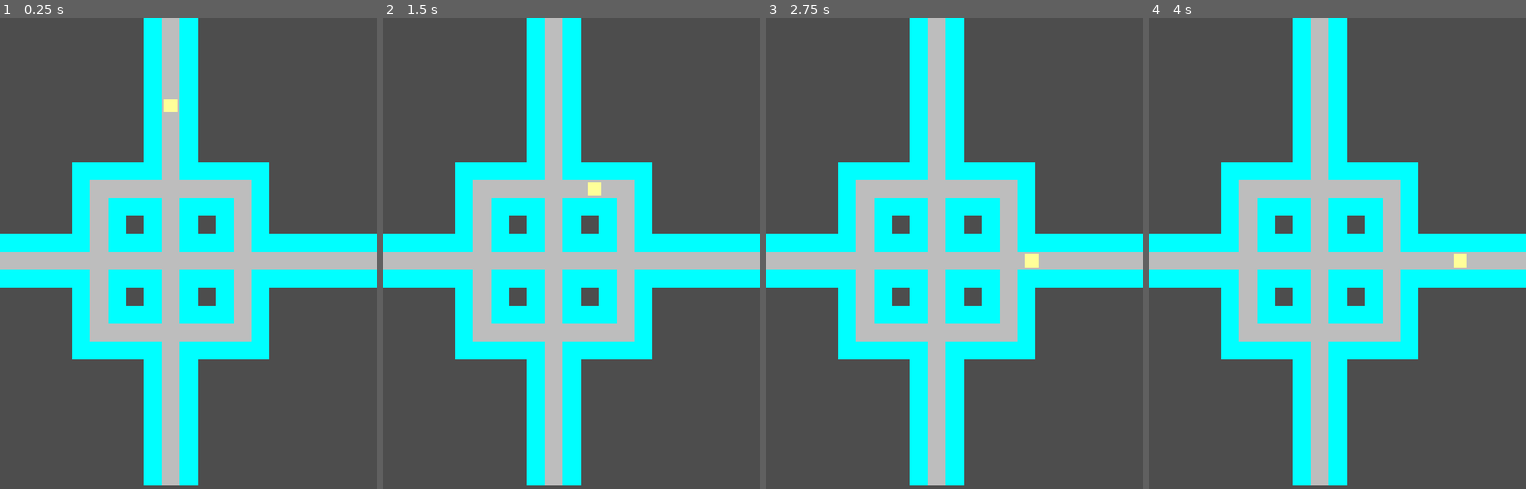
Above: before the commit, frames 1-4 (left to right).
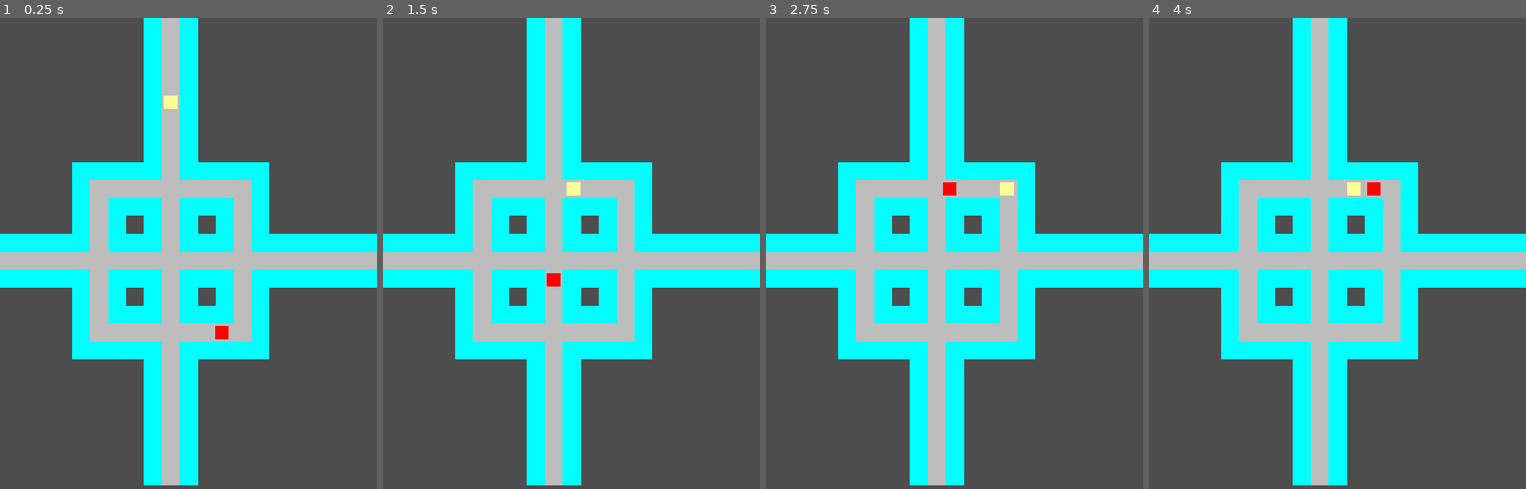
Above: after the commit, the same moments.

Repository: ClovisNzoyisaba/Pacman
Game: Godot game, scene res://Main/Game.tscn
Two runs of this game, one before a commit and one after it. Both use one fixed random seed, a clock stepped at 60 frames per second and the inputs below.
Inputs:
- Up to frame 1 (0.25 s): no input
- Up to frame 2 (1.5 s): hold Right (ui_right) 0.53-1.28 s; hold Down (ui_down) from 1.28 s (still down)
- Up to frame 3 (2.75 s): release Down (ui_down) at 2.03 s; hold Right (ui_right) from 2.03 s (still down)
- Up to frame 4 (4 s): release Right (ui_right) at 2.78 s; hold Up (ui_up) 2.78-3.53 s; hold Left (ui_left) from 3.53 s (still down)

The runs differ from the first frame. In frame 1, 0.2% of the frame differs, in the area x 43-61%, y 16-69%; in frame 2, 0.3%; in frame 3, 0.3%, in the area x 46-73%, y 34-54%; in frame 4, 0.3%.

Commit message:
RedGhost

Diff:
--- a/Entities/Ghosts/Red/red_ghost.gd
+++ b/Entities/Ghosts/Red/red_ghost.gd
@@ -1 +1,38 @@
 class_name RedGhost extends Ghost
+
+var time_until_recalculation: float = 2.0
+var curr_time: float = 0.0
+var current_index: int = 0
+
+func setup(position: Vector2):
+	super.setup(position)
+	recalculate_path()
+
+func _process(delta: float) -> void:
+	curr_time += delta
+	if curr_time > time_until_recalculation:
+		curr_time = 0.0
+		recalculate_path()
+
+	if curr_path.size() < 2:
+		return  # No movement needed
+
+	if current_index + 1 >= curr_path.size():
+		return  # Already at end of path
+
+	var next_tile = curr_path[current_index + 1]
+	var next_pos = tilemap.map_to_local(next_tile)
+
+	position = position.move_toward(next_pos, speed * delta)
+
+	if position.distance_to(next_pos) < 1.0:
+		position = next_pos
+		current_index += 1
+
+func recalculate_path():
+	var start_tile = tilemap.local_to_map(position)
+	var target_tile = GameManager.get_pacman_grid_position()
+	print(start_tile)
+	print(target_tile)
+	curr_path = BFS(start_tile, target_tile, graph)
+	current_index = 0
--- a/Entities/Ghosts/ghost.gd
+++ b/Entities/Ghosts/ghost.gd
@@ -1,18 +1,20 @@
 class_name Ghost extends Area2D
 
 var graph: Dictionary
-var curr_path: Dictionary
+var tilemap: TileMapLayer
+var curr_path: Array
+var speed: int = 150
 
 enum GHOSTSTATE {NORMAL, EATABLE}
 
 func _ready() -> void:
-	graph = GameManager.getGraph()
+	pass
 
 
 func scatter() -> void:
 	pass
 
-func BFS(start: Vector2i, goal: Vector2i, graph: Dictionary) -> void:
+func BFS(start: Vector2i, goal: Vector2i, graph: Dictionary) -> Array:
 	var queue = [start]
 	var visited = {}
 	var came_from = {}
@@ -33,8 +35,7 @@
 
 	return reconstruct_path(came_from, start, goal)
 
-
-func reconstruct_path(came_from, start: Vector2i, goal: Vector2i):
+func reconstruct_path(came_from, start: Vector2i, goal: Vector2i) -> Array:
 	var path = []
 	var current = goal
 
@@ -43,3 +44,8 @@
 		current = came_from[current]
 
 	return path
+
+func setup(position: Vector2):
+	graph = GameManager.getGraph()
+	tilemap = GameManager.getTileMap()
+	self.position = tilemap.map_to_local(tilemap.local_to_map(position))
--- a/Entities/Pacman/pacman.gd
+++ b/Entities/Pacman/pacman.gd
@@ -7,10 +7,10 @@
 var next_direction: Vector2i
 var grid_position: Vector2i
 
-var speed: int = 175
+var speed: int = 150
 
 func _ready() -> void:
-	pass
+	update_player_grid_position()
 
 func _physics_process(delta: float) -> void:
 	update_player_grid_position()
--- a/Main/game.gd
+++ b/Main/game.gd
@@ -6,3 +6,5 @@
 func _ready() -> void:
 	GameManager.setup(tile_map_layer, self, null, hud)
 	GameManager.objectManager.create_pacman(Vector2(305, 112), Vector2i(0,1))
+	print(GameManager.get_pacman_grid_position())
+	GameManager.objectManager.create_red_ghost(Vector2(430, 560))
--- a/Managers/ObjectManager/object_manager.gd
+++ b/Managers/ObjectManager/object_manager.gd
@@ -23,8 +23,13 @@
 
 func create_ghosts() -> void:
 	cyan_ghost = CYAN_GHOST.instantiate()
-	pink_ghost = PINK_GHOST.instantiate()
+	#pink_ghost = PINK_GHOST.instantiate()
+	#red_ghost = RED_GHOST.instantiate()
+
+func create_red_ghost(position: Vector2) -> void:
 	red_ghost = RED_GHOST.instantiate()
+	red_ghost.setup(position)
+	root.add_child(red_ghost)
 
 func create_main_menu() -> void:
 	main_menu = MAIN_MENU.instantiate()
